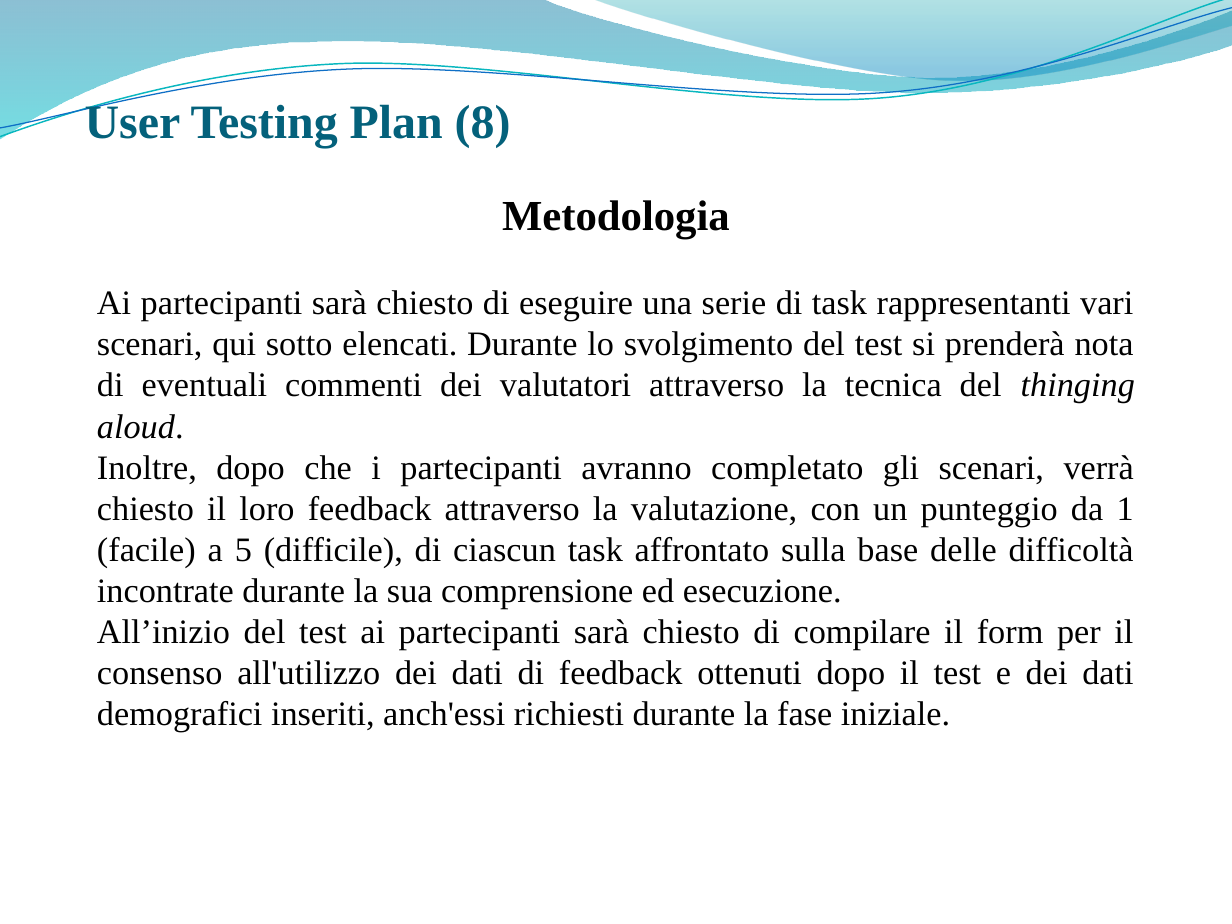
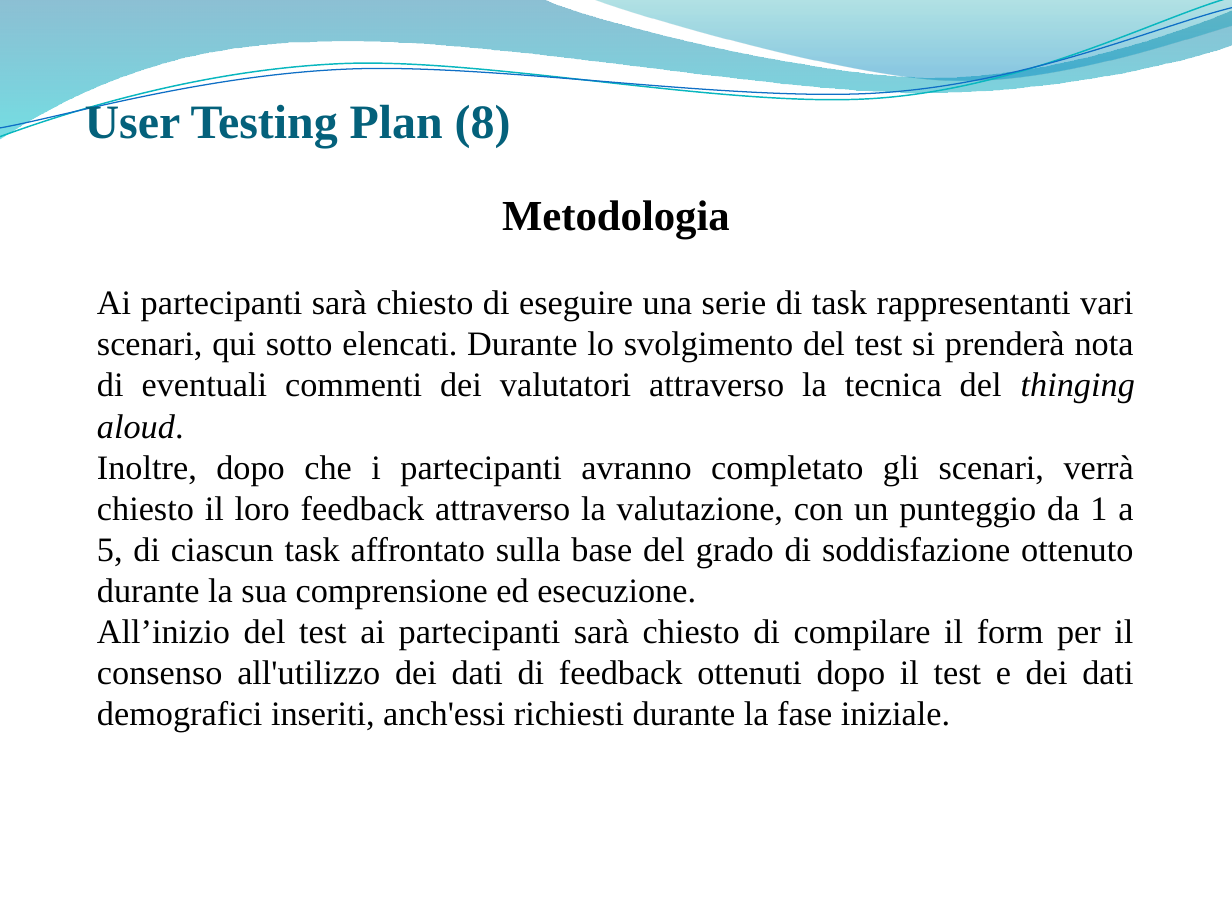
Before and after one commit to giusmastro91/Cognitive-systems, a slide deck: slide 12 of Prova_6/Leone_Mastrosimone_PresentazioneProgetto.pptx (slide 13 before the commit). Drawn at 1232x924 pixels with LibreOffice and Linux fonts; fonts in the diff are those of the drawing; background and template pictures are left out. Boxes give left, top, right and bottom in pixels: in the first picture for what was removed or moved away, otherwise in the second. Text is boxed around its words. In the diff, an @@ line names an element or a change of style, - is before the commit and + after.

```diff
--- a/Prova_6/Leone_Mastrosimone_PresentazioneProgetto.pptx
+++ b/Prova_6/Leone_Mastrosimone_PresentazioneProgetto.pptx
@@ text at [97,455,1134,609]: text changed @@
-Inoltre, dopo che i partecipanti avranno completato gli scenari, verrà chiesto il loro feedback attraverso la valutazione, con un punteggio da 1 (facile) a 5 (difficile), di ciascun task affrontato sulla base delle difficoltà incontrate durante la sua comprensione ed esecuzione.
+Inoltre, dopo che i partecipanti avranno completato gli scenari, verrà chiesto il loro feedback attraverso la valutazione, con un punteggio da 1 a 5, di ciascun task affrontato sulla base del grado di soddisfazione ottenuto durante la sua comprensione ed esecuzione.
```
Also in this commit, not shown: 2 other slides changed, 2 slides added, 1 other file.
